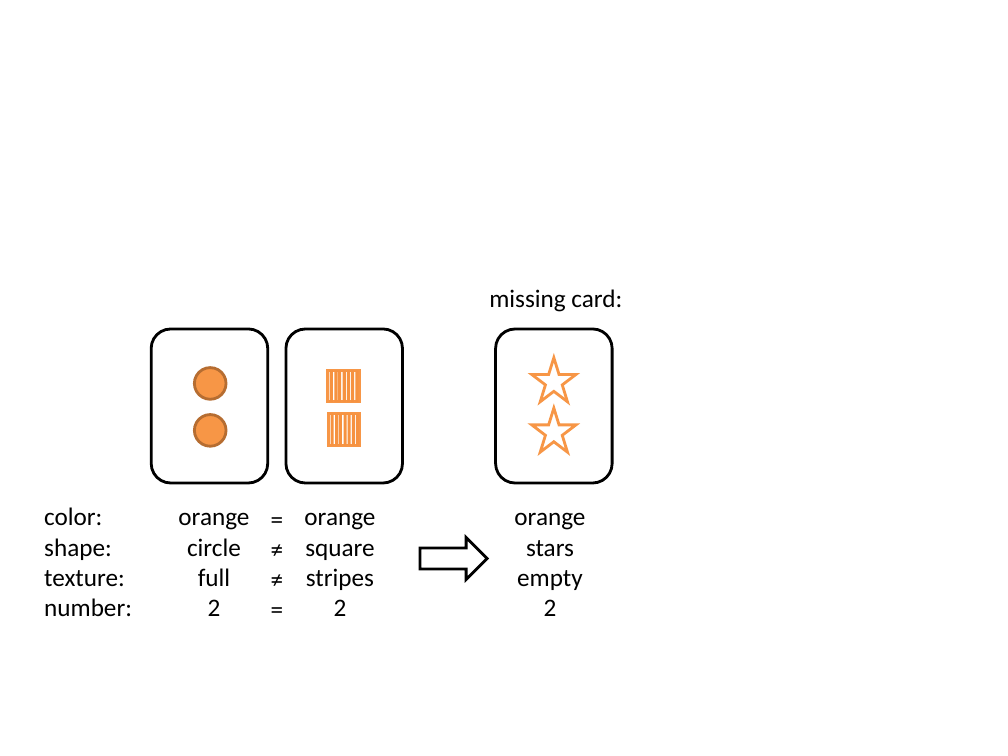
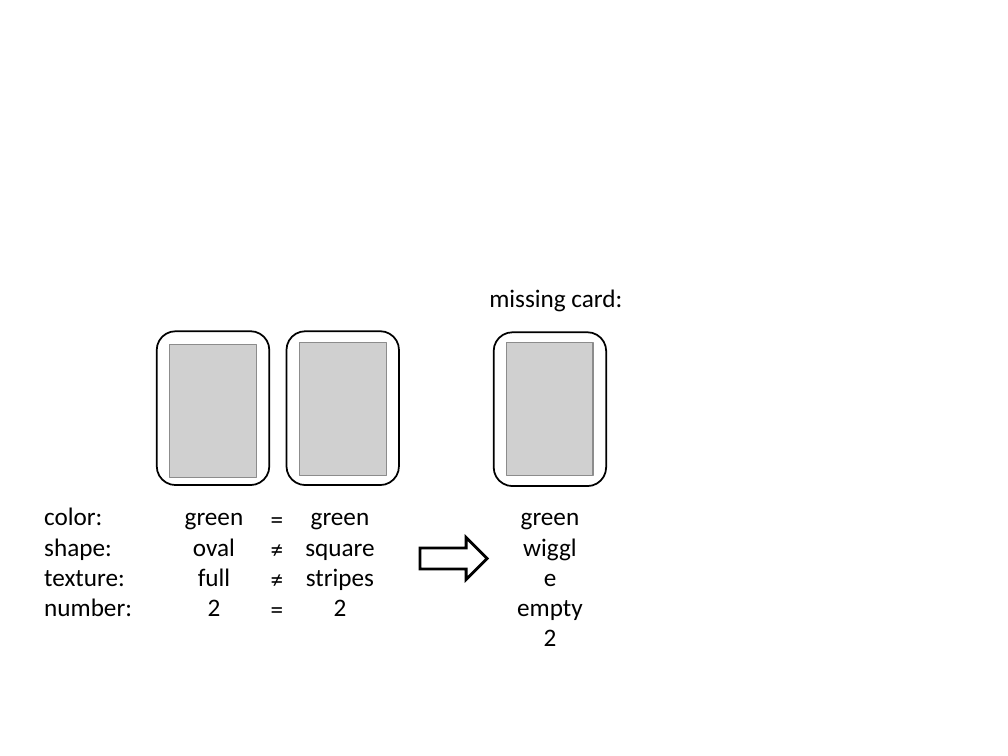
Before and after one commit to pberkes/masterbaboon, a slide deck: slide 2 of projects/setgame/figures.ppt. Drawn at 1008x756 pixels with LibreOffice and Linux fonts; fonts in the diff are those of the drawing; grey boxes stand for pictures. Boxes give left, top, right and bottom in pixels: in the first picture for what was removed or moved away, otherwise in the second. Text is boxed around its words. In the diff, an @@ line names an element or a change of style, - is before the commit and + after.

```diff
--- a/projects/setgame/figures.ppt
+++ b/projects/setgame/figures.ppt
@@ freeform shape: place and size @@
-freeform shape at [151, 329, 268, 483]
+freeform shape at [157, 332, 270, 486]
@@ picture added at [169, 344, 256, 477] @@
@@ freeform shape: place and size @@
-freeform shape at [286, 329, 403, 483]
+freeform shape at [286, 332, 399, 486]
@@ picture added at [299, 343, 386, 476] @@
@@ outline #000000 2.01 pt to #000000 1.25 pt in 3 elements at [286, 332, 399, 486], [157, 332, 270, 486], [494, 333, 607, 487] @@
@@ freeform shape: place and size @@
-freeform shape at [496, 329, 613, 483]
+freeform shape at [494, 333, 607, 487]
@@ picture added at [506, 343, 593, 476] @@
@@ freeform shape removed at [532, 358, 577, 402] @@
@@ group removed at [195, 368, 360, 446]: 14 lines, 2 ellipses, 2 rectangles @@
@@ freeform shape removed at [532, 408, 577, 453] @@
@@ text at [185, 512, 244, 616]: text changed @@
-orange
-circle
-full
-2
+green
+oval
+full
+2
@@ text at [305, 512, 374, 616]: text changed @@
-orange
-square
-stripes
-2
+green
+square
+stripes
+2
@@ text at [517, 512, 583, 646]: text changed @@
-orange
-stars
-empty
-2
+green
+wiggle
+empty
+2
```
Also in this commit, not shown: 1 other slide changed, 2 other files.
